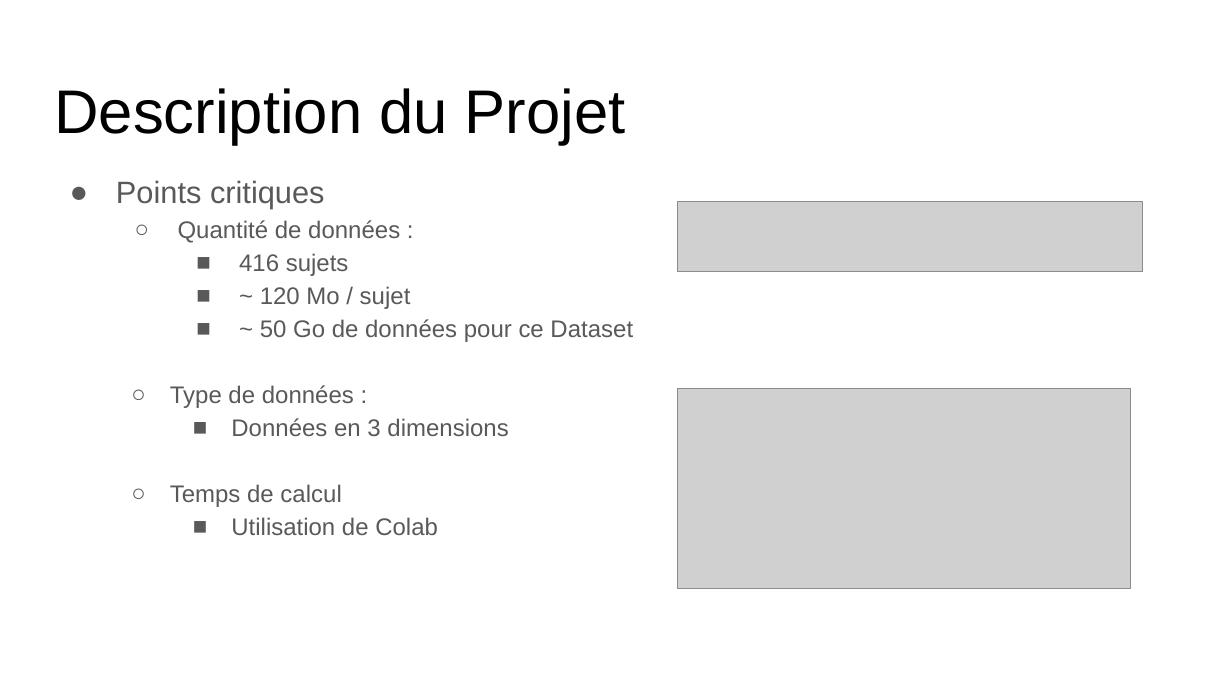
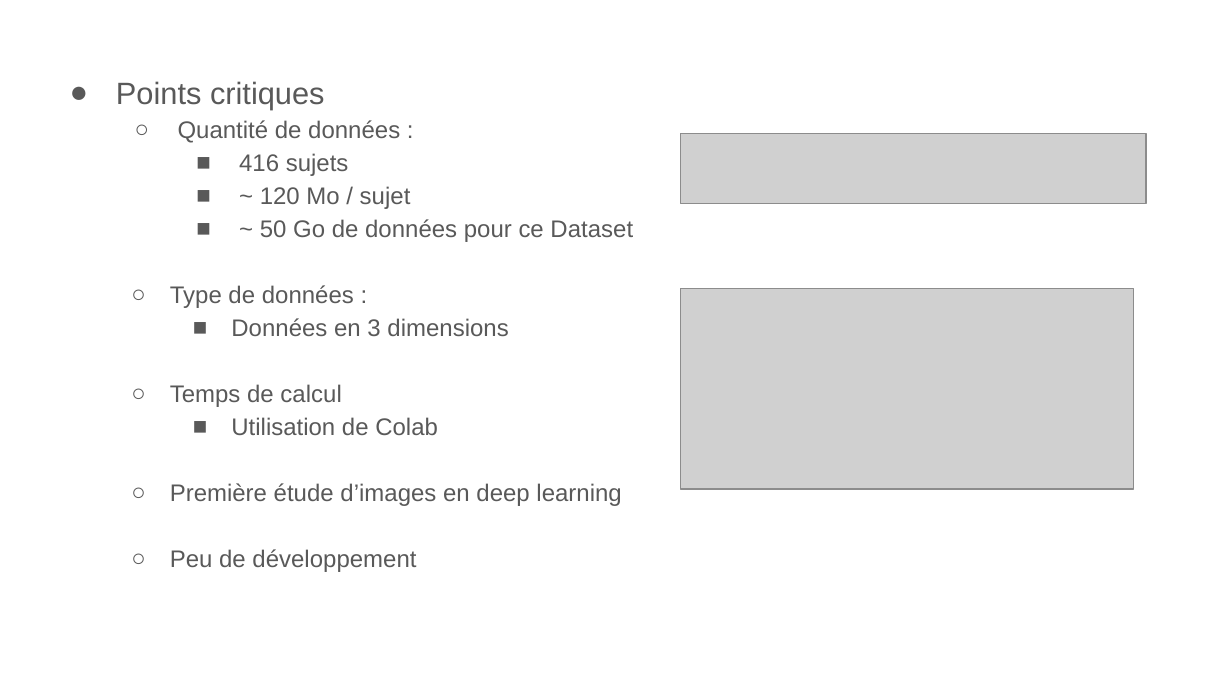
Before and after one commit to thovll/SYS819, a slide deck: slide 6 of Gabarit_Proposition_du_Projet.pptx. Drawn at 1232x693 pixels with LibreOffice and Linux fonts; fonts in the diff are those of the drawing; grey boxes stand for pictures. Boxes give left, top, right and bottom in pixels: in the first picture for what was removed or moved away, otherwise in the second. Text is boxed around its words. In the diff, an @@ line names an element or a change of style, - is before the commit and + after.

```diff
--- a/Gabarit_Proposition_du_Projet.pptx
+++ b/Gabarit_Proposition_du_Projet.pptx
@@ text "Points critiques": place and size @@
-text "Points critiques" at <box>116,180,633,535</box>
+text "Points critiques" at <box>116,81,633,572</box>
@@ title removed at <box>54,88,626,145</box> @@
-Description du Projet
@@ picture: place and size @@
-picture at <box>678,202,1143,272</box>
+picture at <box>680,134,1146,205</box>
@@ picture: place and size @@
-picture at <box>678,388,1131,589</box>
+picture at <box>680,288,1133,489</box>
@@ text at <box>170,483,621,572</box>: paragraphs added @@
+  ○ Première étude d’images en deep learning
+  ○ Peu de développement
```
Also in this commit, not shown: 2 other slides changed, 1 slide added, 1 slide removed, 8 other files.
